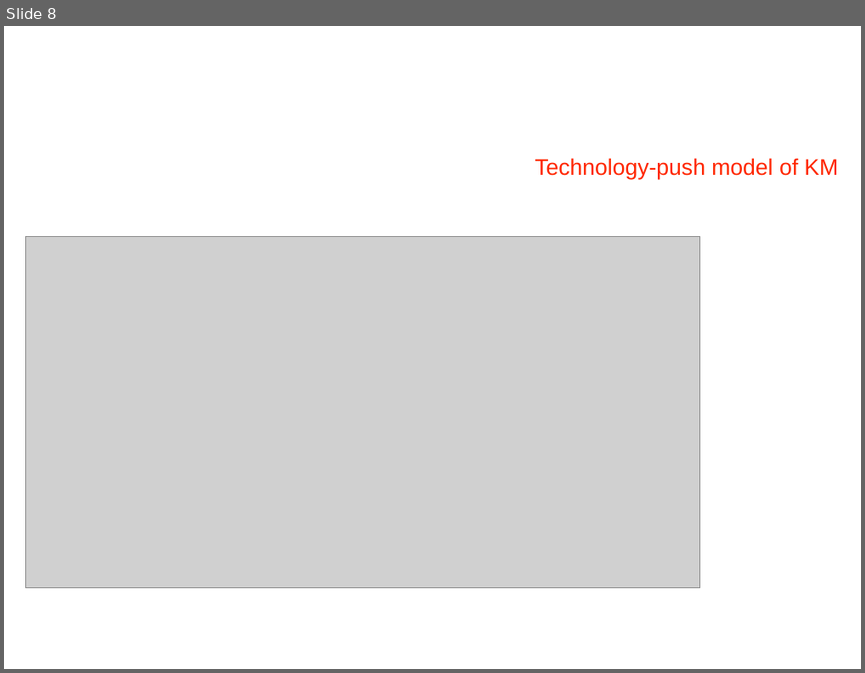
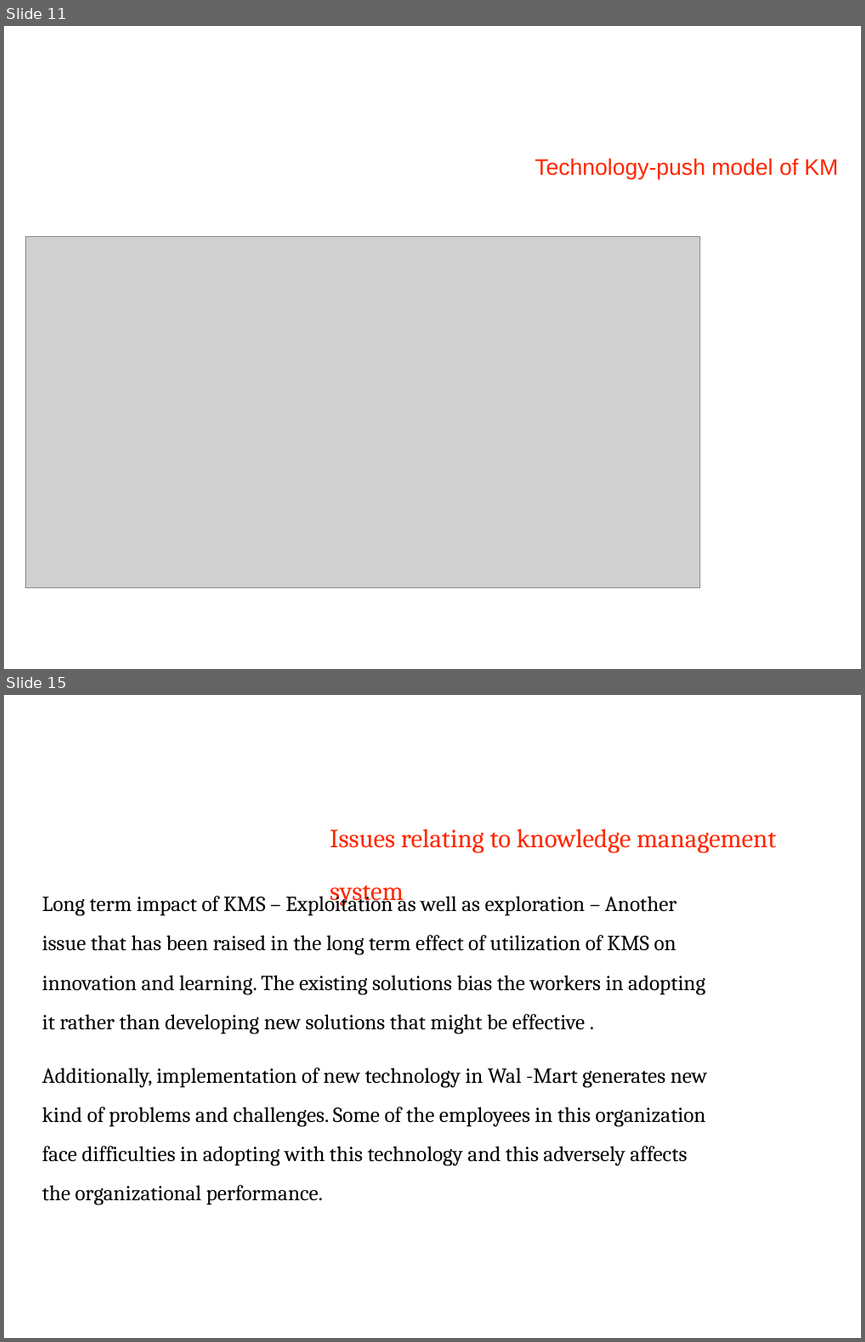
Before and after one commit to asinghania71/KM_PROJECT, a slide deck: kmppt.pptx. Shown one above the other, each under a label of ours: slide 8 before the commit, slides 11 and 15 after it; the slides between them are not shown. The pictures are 865x673 and 865x1342 pixels, drawn with LibreOffice and Linux fonts; fonts in the diff are those of the drawing; grey boxes stand for pictures; background and template pictures are left out. Boxes give left, top, right and bottom in pixels: in the first picture for what was removed or moved away, otherwise in the second. Text is boxed around its words. In the diff, an @@ line names an element or a change of style, - is before the commit and + after.

```diff
--- a/kmppt.pptx
+++ b/kmppt.pptx
@@ slide 15 added at [4,695,861,1338], background picture (left out); not listed: 1 template element that a slide beside it also shows @@
@@ text added at [330,828,776,906], 22 pt, text #FF2600 @@
+Issues relating to knowledge management system
@@ text added at [42,891,707,1205], 18 pt, text #000000 @@
+Long term impact of KMS – Exploitation as well as exploration – Another issue that has been raised in the long term effect of utilization of KMS on innovation and learning. The existing solutions bias the workers in adopting it rather than developing new solutions that might be effective .
+Additionally, implementation of new technology in Wal -Mart generates new kind of problems and challenges. Some of the employees in this organization face difficulties in adopting with this technology and this adversely affects the organizational performance.
@@ what was slide 8 is now slide 11 @@
```
Also in this commit, not shown: 12 slides changed, 6 other slides added, 1 other file.
